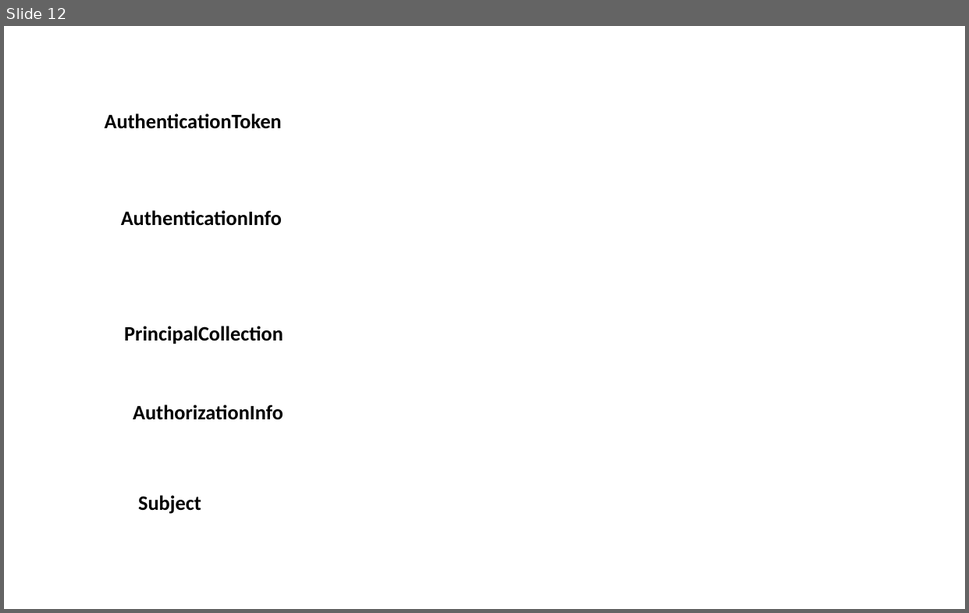
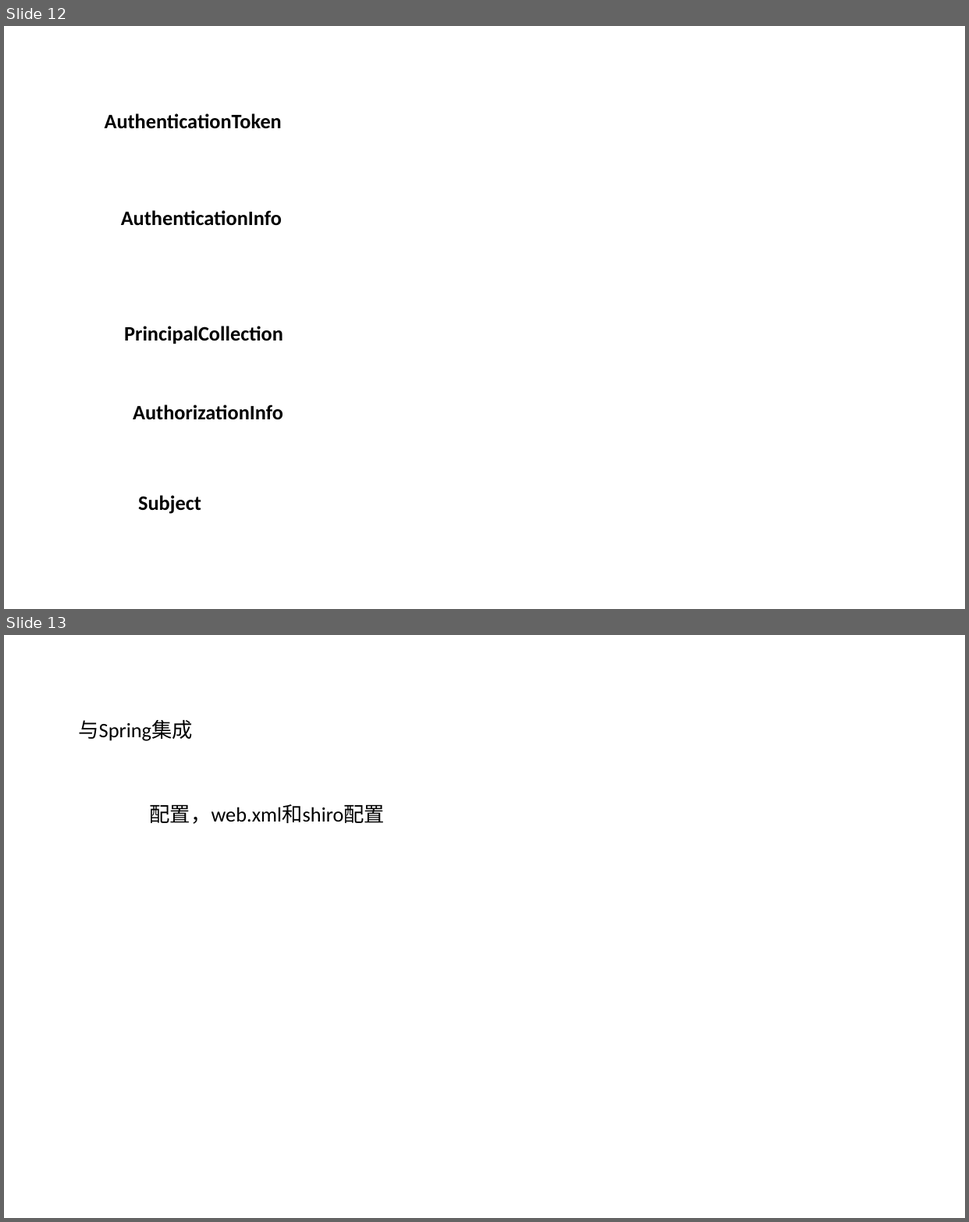
Before and after one commit to yanghaikun/shiro-in-action, a slide deck: shiro原理解析.pptx. Shown one above the other, each under a label of ours: slide 12 before the commit, slides 12 and 13 after it. The pictures are 969x613 and 969x1222 pixels, drawn with LibreOffice and Linux fonts; fonts in the diff are those of the drawing; background and template pictures are left out. Boxes give left, top, right and bottom in pixels: in the first picture for what was removed or moved away, otherwise in the second. Text is boxed around its words. In the diff, an @@ line names an element or a change of style, - is before the commit and + after.

```diff
--- a/shiro原理解析.pptx
+++ b/shiro原理解析.pptx
@@ slide 13 added at box(4, 635, 965, 1218), background picture (left out) @@
@@ text added at box(78, 720, 192, 741), 18 pt, text #000000 @@
+与Spring集成
@@ text added at box(150, 804, 385, 824), 18 pt, text #000000 @@
+配置，web.xml和shiro配置
```
Also in this commit, not shown: 1 slide changed, 5 other slides added, 1 slide removed.
